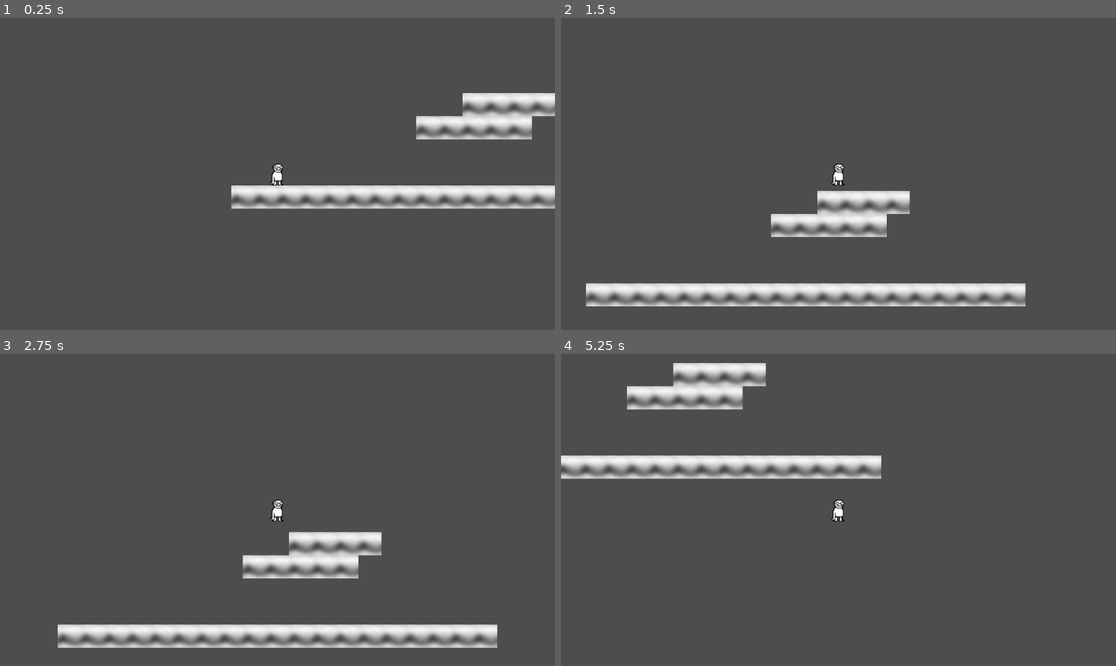
Above: before the commit, frames 1-4 (two rows, left to right).
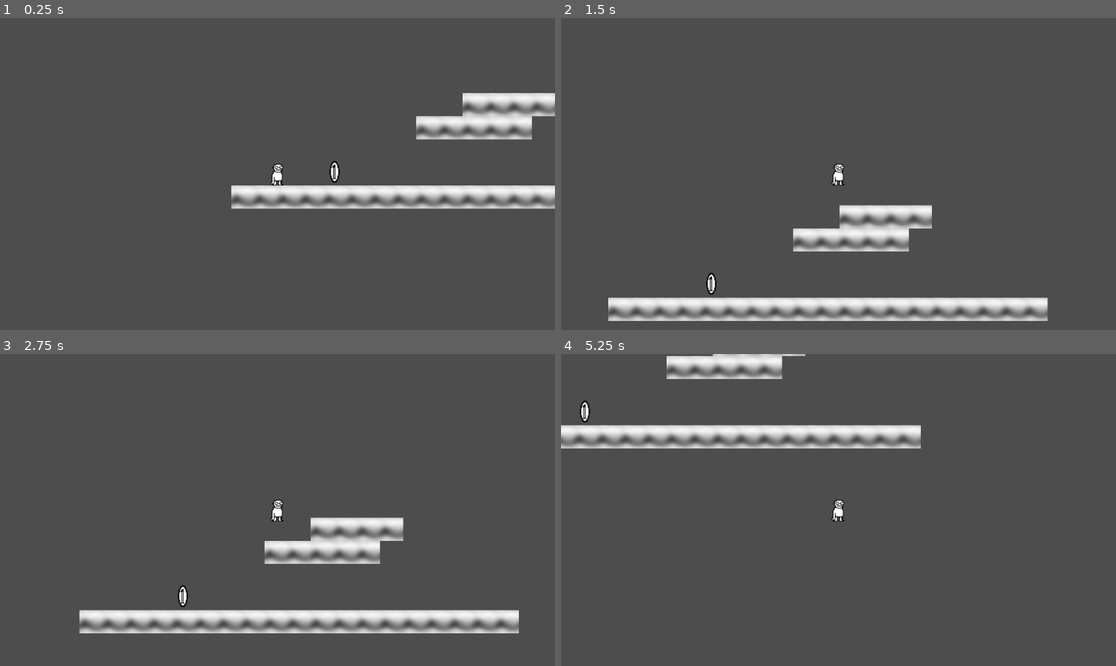
Above: after the commit, the same moments.

Repository: Evve01/March-Game-Jam-24
Game: Godot game, scene res://node_3d.tscn
Two runs of this game, one before a commit and one after it. Both use one fixed random seed, a clock stepped at 60 frames per second and the inputs below.
Inputs:
- Up to frame 1 (0.25 s): no input
- Up to frame 2 (1.5 s): tap Enter at 0.5 s; hold Up (ui_up) 0.53-1.28 s; hold Right (ui_right) from 0.53 s (still down); tap Up (ui_up) at 1.35 s
- Up to frame 3 (2.75 s): tap Up (ui_up) at 1.52, 1.82 s; release Right (ui_right) at 2.03 s; hold Left (ui_left) from 2.03 s (still down); hold Up (ui_up) from 2.03 s (still down)
- Up to frame 4 (5.25 s): release Left (ui_left) at 2.78 s; release Up (ui_up) at 2.78 s; hold Right (ui_right) 2.78-4.28 s; tap Up (ui_up) at 2.85, 3.02, 3.32, 4.35, 4.52, 4.82 s; hold Up (ui_up) 3.53-4.28 s; hold Left (ui_left) 4.28-5.03 s; hold Right (ui_right) from 5.03 s (still down); hold Up (ui_up) from 5.03 s (still down)

The runs differ from the first frame. In frame 1, less than 0.1% of the frame differs, in the area x 59-62%, y 45-53%; in frame 2, 13%, in the area x 4-88%, y 55-98%; in frame 3, 13%; in frame 4, 12%.

Commit message:
Added pickup

Diff:
--- /dev/null
+++ b/GameManager.gd
@@ -0,0 +1,12 @@
+extends Node3D
+
+var player
+
+# Called when the node enters the scene tree for the first time.
+func _ready():
+	pass
+
+
+# Called every frame. 'delta' is the elapsed time since the previous frame.
+func _process(delta):
+	pass
--- a/Player_test.gd
+++ b/Player_test.gd
@@ -2,14 +2,20 @@
 
 
 const SPEED = 300.0
-const JUMP_VELOCITY = -600.0
-var sound
+const JUMP_VELOCITY = -500.0
+var jump_sound
+var pickup_sound
 
 # Get the gravity from the project settings to be synced with RigidBody nodes.
 var gravity = ProjectSettings.get_setting("physics/2d/default_gravity")
 
 func _ready():
-	sound = get_node("AudioStreamPlayer")
+	GameManager.player = self
+	jump_sound = get_node("AudioStreamPlayer")
+	pickup_sound = get_node("AudioStreamPlayer2")
+
+func pickup():
+	pickup_sound.play()
 
 func _physics_process(delta):
 	# Add the gravity.
@@ -19,7 +25,7 @@
 	# Handle jump.
 	if Input.is_action_just_pressed("ui_up") and is_on_floor():
 		velocity.y = JUMP_VELOCITY
-		sound.play()
+		jump_sound.play()
 
 	# Get the input direction and handle the movement/deceleration.
 	# As good practice, you should replace UI actions with custom gameplay actions.
--- a/node_3d.tscn
+++ b/node_3d.tscn
@@ -1,10 +1,14 @@
-[gd_scene load_steps=11 format=3 uid="uid://c3dhqvtn0bajh"]
+[gd_scene load_steps=16 format=3 uid="uid://c3dhqvtn0bajh"]
 
 [ext_resource type="Script" path="res://Player_test.gd" id="1_18unp"]
 [ext_resource type="Texture2D" uid="uid://xblml4sfbqjg" path="res://ground1.png" id="1_i3giq"]
+[ext_resource type="Script" path="res://GameManager.gd" id="1_wcy2e"]
+[ext_resource type="Texture2D" uid="uid://g6mr0bgahha2" path="res://sprites/coin.png" id="2_f6mg2"]
 [ext_resource type="Script" path="res://Camera2D.gd" id="3_ja6tt"]
 [ext_resource type="Texture2D" uid="uid://dado82jg8vtfm" path="res://sprites/player_idle.png" id="5_61hbv"]
 [ext_resource type="AudioStream" uid="uid://bwxpgccxs0tby" path="res://sounds/jump.wav" id="5_c8ynd"]
+[ext_resource type="PackedScene" uid="uid://bdi43pbokc7fr" path="res://pickup.tscn" id="7_bml2w"]
+[ext_resource type="AudioStream" uid="uid://xiqjccauvuyd" path="res://sounds/350868__cabled_mess__coin_c_05.wav" id="8_3vnj3"]
 
 [sub_resource type="TileSetAtlasSource" id="TileSetAtlasSource_1ibbu"]
 texture = ExtResource("1_i3giq")
@@ -14,10 +18,18 @@
 0:0/0/physics_layer_0/angular_velocity = 0.0
 0:0/0/physics_layer_0/polygon_0/points = PackedVector2Array(-16, -16, 16, -16, 16, 16, -16, 16)
 
+[sub_resource type="TileSetAtlasSource" id="TileSetAtlasSource_5pv4f"]
+texture = ExtResource("2_f6mg2")
+texture_region_size = Vector2i(32, 32)
+0:0/0 = 0
+0:0/0/physics_layer_0/linear_velocity = Vector2(0, 0)
+0:0/0/physics_layer_0/angular_velocity = 0.0
+
 [sub_resource type="TileSet" id="TileSet_qeqlm"]
 tile_size = Vector2i(32, 32)
 physics_layer_0/collision_layer = 1
 sources/0 = SubResource("TileSetAtlasSource_1ibbu")
+sources/1 = SubResource("TileSetAtlasSource_5pv4f")
 
 [sub_resource type="RectangleShape2D" id="RectangleShape2D_d87dj"]
 size = Vector2(32, 32)
@@ -29,6 +41,7 @@
 size = Vector2(1156, 96)
 
 [node name="Node3D" type="Node3D"]
+script = ExtResource("1_wcy2e")
 
 [node name="Node2D" type="Node2D" parent="."]
 
@@ -55,6 +68,9 @@
 position = Vector2(64, 245)
 texture = ExtResource("5_61hbv")
 
+[node name="AudioStreamPlayer2" type="AudioStreamPlayer" parent="Node2D/CharacterBody2D"]
+stream = ExtResource("8_3vnj3")
+
 [node name="StaticBody2D" type="StaticBody2D" parent="Node2D"]
 position = Vector2(240, 326)
 physics_material_override = SubResource("PhysicsMaterial_kkkw5")
@@ -62,3 +78,6 @@
 [node name="CollisionShape2D" type="CollisionShape2D" parent="Node2D/StaticBody2D"]
 position = Vector2(337, 270)
 shape = SubResource("RectangleShape2D_eiy30")
+
+[node name="Node2D2" parent="." instance=ExtResource("7_bml2w")]
+position = Vector2(143, 269)
--- /dev/null
+++ b/pickup.gd
@@ -0,0 +1,15 @@
+extends Area2D
+
+var sound
+# Called when the node enters the scene tree for the first time.
+func _ready():
+	sound = get_node("AudioStreamPlayer2D")
+
+
+# Called every frame. 'delta' is the elapsed time since the previous frame.
+func _process(delta):
+	pass
+
+func _on_body_entered(body):
+	GameManager.player.pickup()
+	queue_free()
--- /dev/null
+++ b/pickup.tscn
@@ -0,0 +1,24 @@
+[gd_scene load_steps=5 format=3 uid="uid://bdi43pbokc7fr"]
+
+[ext_resource type="Script" path="res://pickup.gd" id="1_vl8fi"]
+[ext_resource type="Texture2D" uid="uid://g6mr0bgahha2" path="res://sprites/coin.png" id="2_87kj0"]
+[ext_resource type="AudioStream" uid="uid://xiqjccauvuyd" path="res://sounds/350868__cabled_mess__coin_c_05.wav" id="2_odtrt"]
+
+[sub_resource type="RectangleShape2D" id="RectangleShape2D_o11et"]
+size = Vector2(16, 32)
+
+[node name="Node2D" type="Node2D"]
+
+[node name="Area2D" type="Area2D" parent="."]
+script = ExtResource("1_vl8fi")
+
+[node name="AudioStreamPlayer2D" type="AudioStreamPlayer2D" parent="Area2D"]
+stream = ExtResource("2_odtrt")
+
+[node name="CollisionShape2D" type="CollisionShape2D" parent="Area2D"]
+shape = SubResource("RectangleShape2D_o11et")
+
+[node name="Coin" type="Sprite2D" parent="Area2D"]
+texture = ExtResource("2_87kj0")
+
+[connection signal="body_entered" from="Area2D" to="Area2D" method="_on_body_entered"]
--- a/project.godot
+++ b/project.godot
@@ -14,6 +14,10 @@
 run/main_scene="res://node_3d.tscn"
 config/features=PackedStringArray("4.2", "GL Compatibility")
 config/icon="res://icon.svg"
+
+[autoload]
+
+GameManager="*res://GameManager.gd"
 
 [input]
 
